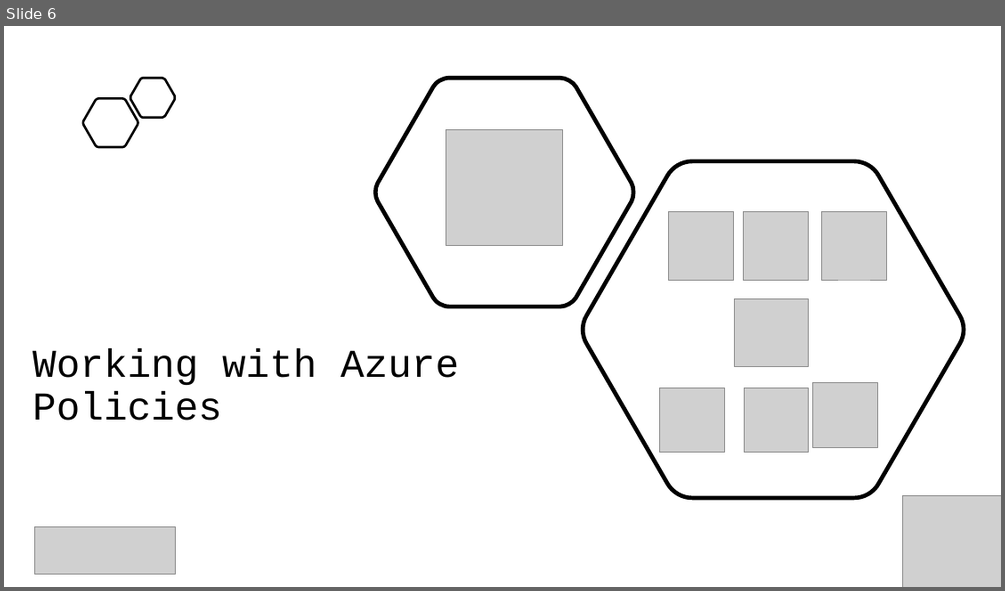
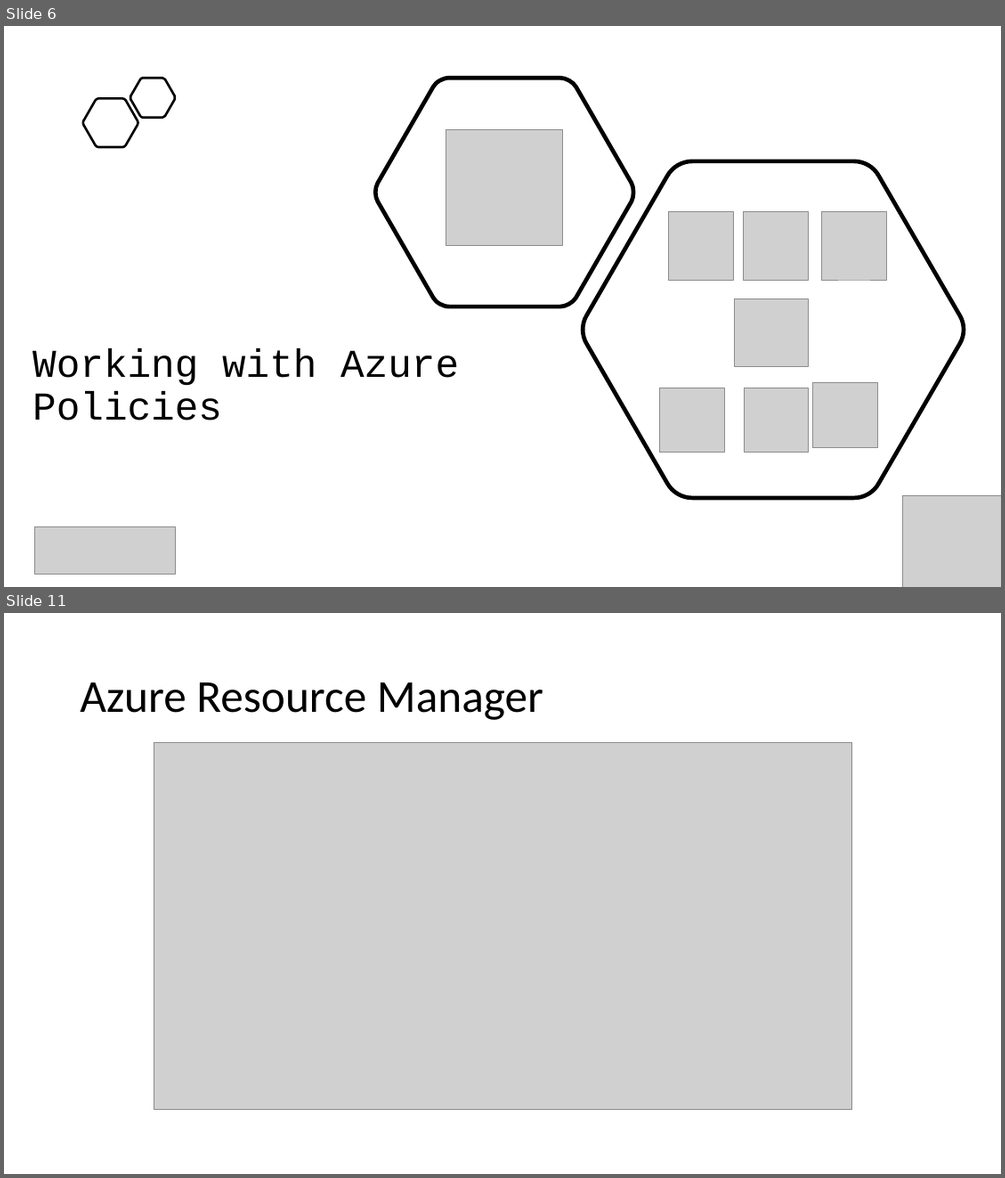
Before and after one commit to Infrastructure-AsCode/azure-policy-101, a slide deck: slides/workling-with-azure-policies.pptx. Shown one above the other, each under a label of ours: slide 6 before the commit, slides 6 and 11 after it; the slides between them are not shown. The pictures are 1005x591 and 1005x1178 pixels, drawn with LibreOffice and Linux fonts; fonts in the diff are those of the drawing; grey boxes stand for pictures. Boxes give left, top, right and bottom in pixels: in the first picture for what was removed or moved away, otherwise in the second. Text is boxed around its words. In the diff, an @@ line names an element or a change of style, - is before the commit and + after.

```diff
--- a/slides/workling-with-azure-policies.pptx
+++ b/slides/workling-with-azure-policies.pptx
@@ slide 11 added at box(4, 613, 1001, 1174), background #FFFFFF @@
@@ title added at box(80, 682, 543, 720), 44 pt, text #000000 @@
+Azure Resource Manager
@@ picture added at box(154, 742, 851, 1110) @@
```
Also in this commit, not shown: 29 other slides added.
